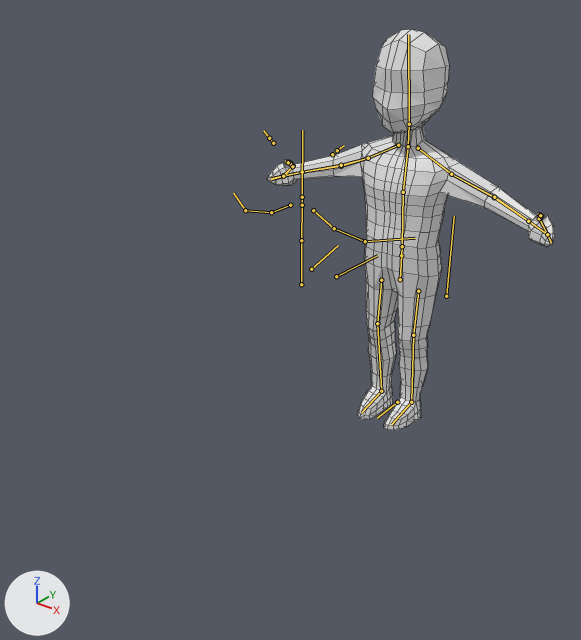
Before and after pictures for a commit that changed the Blender file Models/Characters/Child/Generic_Child.blend.
One viewpoint serves both versions: a camera (50 mm lens) standing at (1.074, -1.841, 1.329) and looking at (0.032, -0.539, 0.521). The lights are fixed; the arrows at lower left show +X, +Y and +Z. The bones that bend it are drawn over the model as lines. Mesh edges are drawn as thin lines.

In view in the first picture: 'Generic Child.001'.
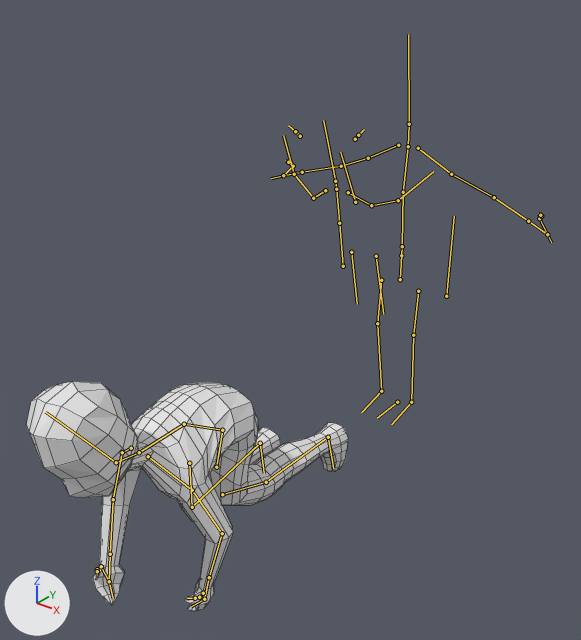
The newer file adds an action. The first version stands in its rest pose; the second is drawn at frame 69 of the action 'Play_Tent'.

Edits to the bpy script that builds the scene:
```text
Change bone_hipscontrol:
    where bone_hipscontrol = bpy.data.objects['ChildRIg'].pose.bones['HipsControl']  # child of 'Control'
    bone_hipscontrol.location: (0.0, 0.0, 0.0) -> (-0.055, 0.297, -0.661)
    bone_hipscontrol.rotation_quaternion: (1.0, 0.0, 0.0, 0.0) -> (0.806, -0.554, -0.208, 0.021)  # degrees (0, 0, 0) -> degrees (-72, -18, 16)
Change bone_hips:
    where bone_hips = bpy.data.objects['ChildRIg'].pose.bones['Hips']  # child of 'HipsControl'
    bone_hips.rotation_quaternion: (1.0, 0.0, 0.0, 0.0) -> (0.875, 0.476, -0.088, 0.029)  # degrees (0, 0, 0) -> degrees (57, -11, -2)
Change bone_spine:
    where bone_spine = bpy.data.objects['ChildRIg'].pose.bones['Spine']  # child of 'Hips'
    bone_spine.rotation_quaternion: (1.0, 0.0, 0.0, 0.0) -> (0.857, -0.508, -0.007, -0.088)  # degrees (0, 0, 0) -> degrees (-61, -6, -8)
Change bone_chest:
    where bone_chest = bpy.data.objects['ChildRIg'].pose.bones['Chest']  # child of 'Spine'
    bone_chest.rotation_quaternion: (1.0, 0.0, 0.0, 0.0) -> (0.903, 0.413, 0.0, 0.117)  # degrees (0, 0, 0) -> degrees (49, -6, 12)
Change bone_neck:
    where bone_neck = bpy.data.objects['ChildRIg'].pose.bones['Neck']  # child of 'Chest'
    bone_neck.rotation_quaternion: (1.0, 0.0, 0.0, 0.0) -> (0.987, 0.16, 0.014, 0.026)  # degrees (0, 0, 0) -> degrees (18, 1, 3)
Change bone_head:
    where bone_head = bpy.data.objects['ChildRIg'].pose.bones['Head']  # child of 'Neck'
    bone_head.rotation_quaternion: (1.0, 0.0, 0.0, 0.0) -> (0.893, 0.446, 0.001, 0.055)  # degrees (0, 0, 0) -> degrees (53, -3, 6)
Change bone_shoulder_l:
    where bone_shoulder_l = bpy.data.objects['ChildRIg'].pose.bones['Shoulder.L']  # child of 'Chest'
    bone_shoulder_l.rotation_quaternion: (1.0, 0.0, 0.0, 0.0) -> (0.896, -0.024, -0.184, -0.403)  # degrees (0, 0, 0) -> degrees (6, -20, -50)
Change bone_shoulder_r:
    where bone_shoulder_r = bpy.data.objects['ChildRIg'].pose.bones['Shoulder.R']  # child of 'Chest'
    bone_shoulder_r.rotation_quaternion: (1.0, 0.0, 0.0, 0.0) -> (0.929, 0.063, 0.144, 0.335)  # degrees (0, 0, 0) -> degrees (13, 13, 41)
Change bone_upperleg_l:
    where bone_upperleg_l = bpy.data.objects['ChildRIg'].pose.bones['UpperLeg.L']  # child of 'HipsControl'
    bone_upperleg_l.location: (0.0, 0.0, 0.0) -> (0.015, 0.042, 0.01)
Change bone_leg_control_l:
    where bone_leg_control_l = bpy.data.objects['ChildRIg'].pose.bones['Leg.Control.L']  # child of 'Control'
    bone_leg_control_l.location: (0.0, 0.0, 0.0) -> (-0.009, -0.419, 0.092)
    bone_leg_control_l.rotation_quaternion: (1.0, 0.0, 0.0, 0.0) -> (0.714, 0.7, -0.012, 0.013)  # degrees (0, 0, 0) -> degrees (89, -2, 0)
Change bone_legpole_l:
    where bone_legpole_l = bpy.data.objects['ChildRIg'].pose.bones['LegPole.L']  # child of 'Leg.Control.L'
    bone_legpole_l.location: (0.0, 0.0, 0.0) -> (-0.064, 0.123, 0.267)
Change bone_hand_control_l:
    where bone_hand_control_l = bpy.data.objects['ChildRIg'].pose.bones['Hand.Control.L']  # child of 'Control'
    bone_hand_control_l.location: (0.0, 0.0, 0.0) -> (0.944, 0.163, -0.59)
Change bone_leg_control_r:
    where bone_leg_control_r = bpy.data.objects['ChildRIg'].pose.bones['Leg.Control.R']  # child of 'Control'
    bone_leg_control_r.location: (0.0, 0.0, 0.0) -> (-0.025, -0.549, 0.089)
    bone_leg_control_r.rotation_quaternion: (1.0, 0.0, 0.0, 0.0) -> (0.714, 0.699, 0.022, -0.023)  # degrees (0, 0, 0) -> degrees (89, 4, 0)
Change bone_legpole_r:
    where bone_legpole_r = bpy.data.objects['ChildRIg'].pose.bones['LegPole.R']  # child of 'Leg.Control.R'
    bone_legpole_r.location: (0.0, 0.0, 0.0) -> (-0.023, 0.027, 0.336)
Change bone_hand_control_r:
    where bone_hand_control_r = bpy.data.objects['ChildRIg'].pose.bones['Hand.Control.R']  # child of 'Control'
    bone_hand_control_r.location: (0.0, 0.0, 0.0) -> (-1.021, 0.191, -0.592)
```

Where the change shows, as pixel boxes (x1, y1, x2, y2) in the pictures (581 x 640 px):
'Generic Child.001', posed (12% wider, 43% shorter)
    before: (267, 29, 555, 430)
    after: (26, 381, 348, 611)
bone 'Hips', root to tip
    before: (400, 279) to (402, 246)
    after: (216, 467) to (222, 430)
bone 'Spine', root to tip
    before: (402, 246) to (403, 192)
    after: (222, 430) to (184, 424)
bone 'Chest', root to tip
    before: (403, 192) to (408, 146)
    after: (184, 424) to (139, 452)
bone 'Neck', root to tip
    before: (408, 146) to (409, 124)
    after: (139, 452) to (116, 462)
bone 'Head', root to tip
    before: (409, 124) to (408, 34)
    after: (116, 462) to (45, 412)
bone 'Shoulder.L', root to tip
    before: (418, 148) to (451, 174)
    after: (148, 456) to (192, 490)
bone 'Shoulder.R', root to tip
    before: (398, 145) to (368, 158)
    after: (131, 448) to (122, 452)
bone 'UpperLeg.L', root to tip
    before: (418, 291) to (413, 335)
    after: (222, 494) to (266, 482)
